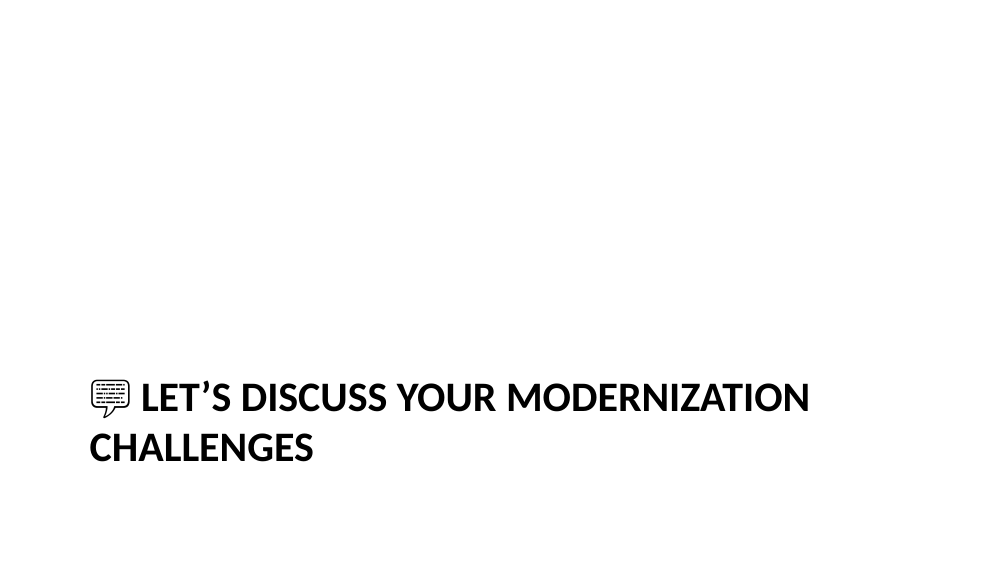
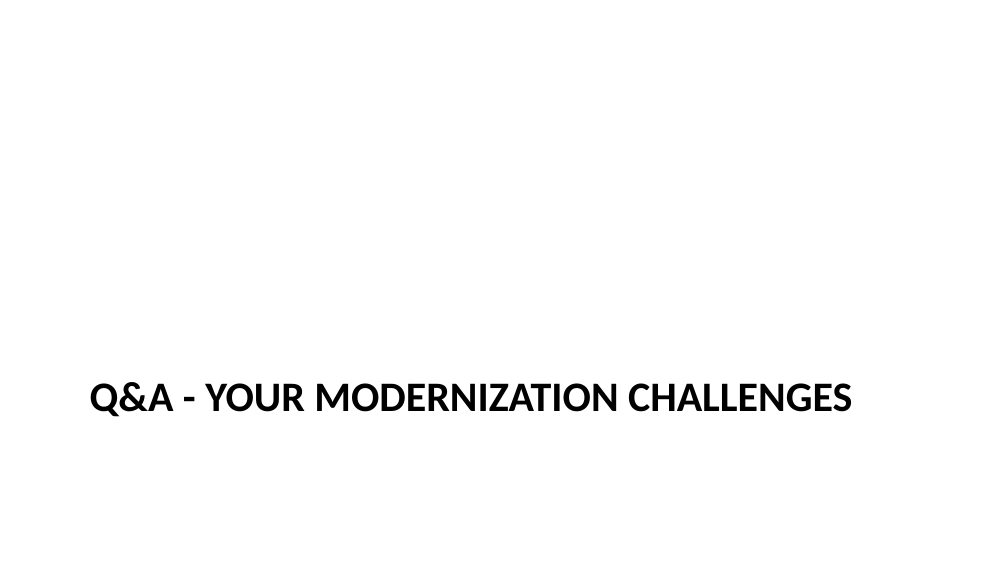
Before and after one commit to my-janala/app-modernisation-demo, a slide deck: slide 28 of App_Modernization_Business_Slides.pptx. Drawn at 1008x567 pixels with LibreOffice and Linux fonts; fonts in the diff are those of the drawing. Boxes give left, top, right and bottom in pixels: in the first picture for what was removed or moved away, otherwise in the second. Text is boxed around its words. In the diff, an @@ line names an element or a change of style, - is before the commit and + after.

```diff
--- a/App_Modernization_Business_Slides.pptx
+++ b/App_Modernization_Business_Slides.pptx
@@ title at box(90, 382, 852, 417): text changed @@
-💬 LET’S DISCUSS YOUR MODERNIZATION CHALLENGES
+Q&A - YOUR MODERNIZATION CHALLENGES
```
Also in this commit, not shown: 16 other slides changed, 5 other files.
